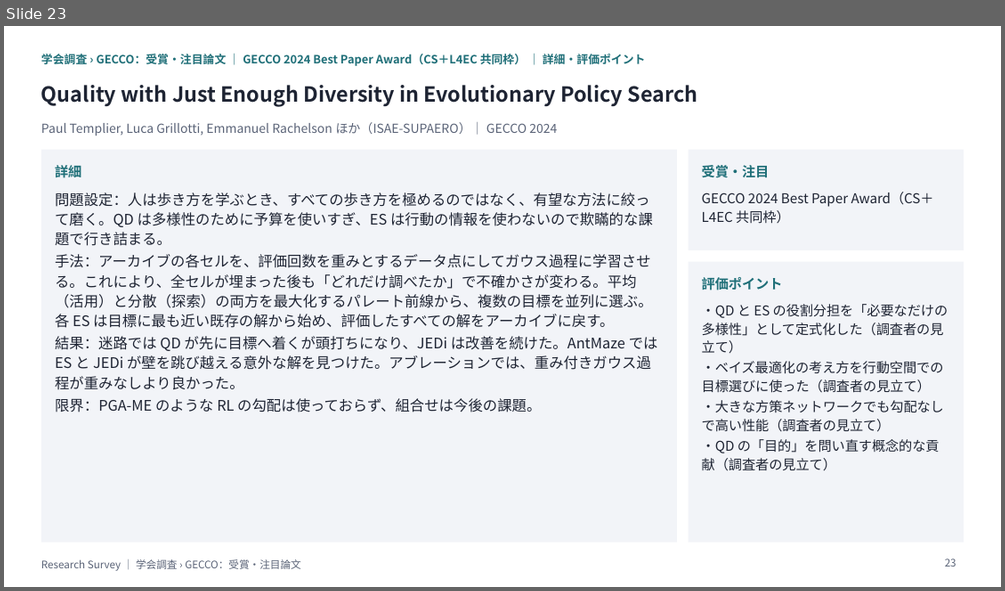
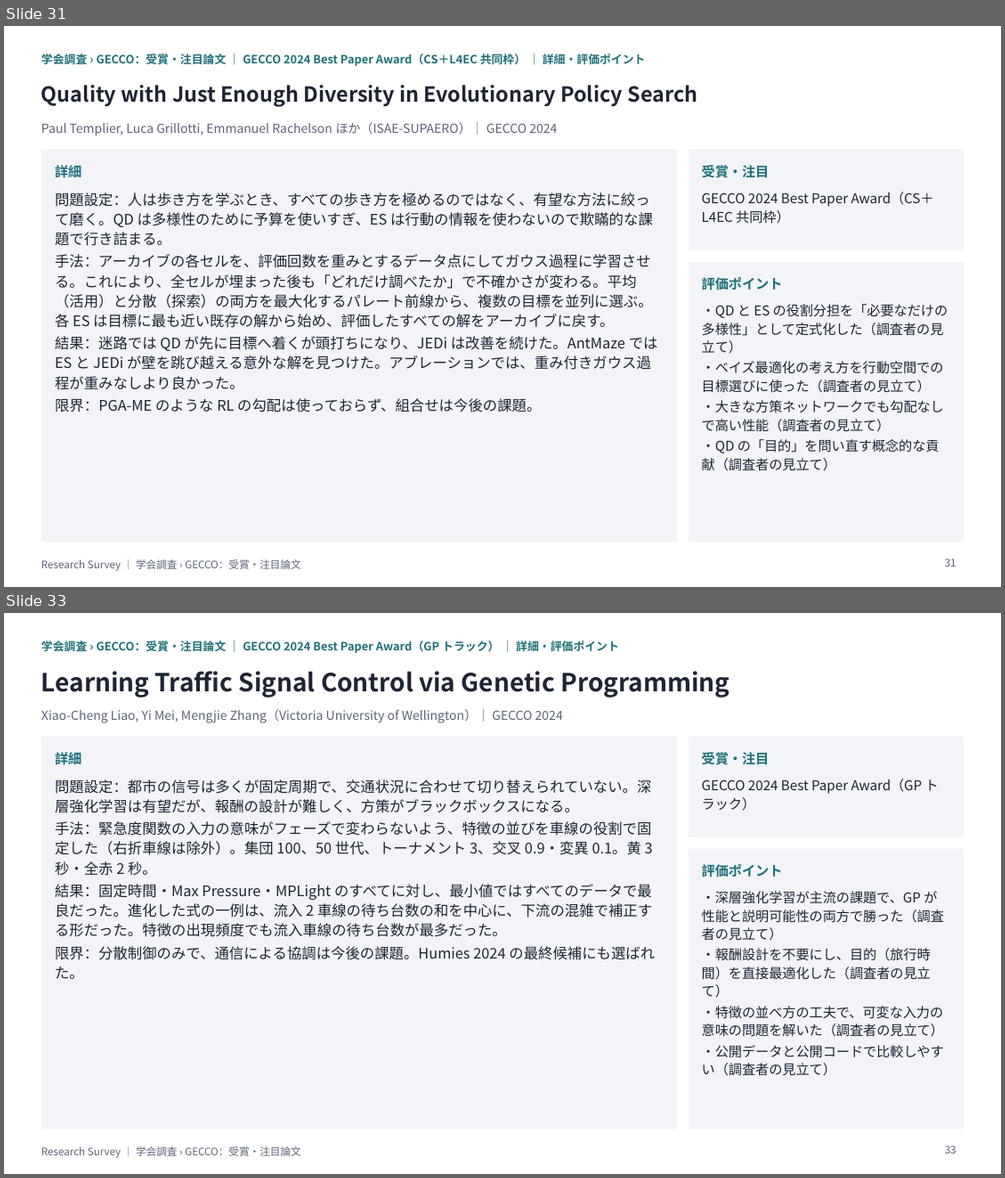
Before and after one commit to create-alt/researches, a slide deck: gecco/gecco.pptx. Shown one above the other, each under a label of ours: slide 23 before the commit, slides 31 and 33 after it; the slides between them are not shown. The pictures are 1005x591 and 1005x1178 pixels, drawn with LibreOffice and Linux fonts; fonts in the diff are those of the drawing. Boxes give left, top, right and bottom in pixels: in the first picture for what was removed or moved away, otherwise in the second. Text is boxed around its words. In the diff, an @@ line names an element or a change of style, - is before the commit and + after.

```diff
--- a/gecco/gecco.pptx
+++ b/gecco/gecco.pptx
@@ slide 33 added at (4,613,1001,1174), background #FFFFFF; not listed: 6 template elements that a slide beside it also shows @@
@@ text added at (41,641,619,653), 11 pt, text #1F6F78, bold @@
+学会調査 › GECCO：受賞・注目論文 ｜ GECCO 2024 Best Paper Award（GP トラック） ｜ 詳細・評価ポイント
@@ text added at (41,671,729,698), 24 pt, text #1E2433, bold @@
+Learning Traffic Signal Control via Genetic Programming
@@ text added at (41,709,563,723), 12 pt, text #5B6478 @@
+Xiao-Cheng Liao, Yi Mei, Mengjie Zhang（Victoria University of Wellington）｜ GECCO 2024
@@ text added at (55,779,655,979), 14 pt, text #1E2433 @@
+問題設定：都市の信号は多くが固定周期で、交通状況に合わせて切り替えられていない。深層強化学習は有望だが、報酬の設計が難しく、方策がブラックボックスになる。
+手法：緊急度関数の入力の意味がフェーズで変わらないよう、特徴の並びを車線の役割で固定した（右折車線は除外）。集団 100、50 世代、トーナメント 3、交叉 0.9・変異 0.1。黄 3 秒・全赤 2 秒。
+結果：固定時間・Max Pressure・MPLight のすべてに対し、最小値ではすべてのデータで最良だった。進化した式の一例は、流入 2 車線の待ち台数の和を中心に、下流の混雑で補正する形だった。特徴の出現頻度でも流入車線の待ち台数が最多だった。
+限界：分散制御のみで、通信による協調は今後の課題。Humies 2024 の最終候補にも選ばれた。
@@ text added at (702,779,938,811), 13 pt, text #1E2433 @@
+GECCO 2024 Best Paper Award（GP トラック）
@@ text added at (702,891,944,1076), 13 pt, text #1E2433 @@
+・深層強化学習が主流の課題で、GP が性能と説明可能性の両方で勝った（調査者の見立て）
+・報酬設計を不要にし、目的（旅行時間）を直接最適化した（調査者の見立て）
+・特徴の並べ方の工夫で、可変な入力の意味の問題を解いた（調査者の見立て）
+・公開データと公開コードで比較しやすい（調査者の見立て）
@@ text added at (41,1146,301,1158), 10 pt, text #5B6478 @@
+Research Survey ｜ 学会調査 › GECCO：受賞・注目論文
@@ page number added at (945,1145,956,1153), 10 pt, text #5B6478 @@
+33
@@ what was slide 23 is now slide 31 @@
@@ page number at (945,558,956,566): text changed @@
-23
+31
```
Also in this commit, not shown: 12 slides changed, 9 other slides added, 11 other files.
